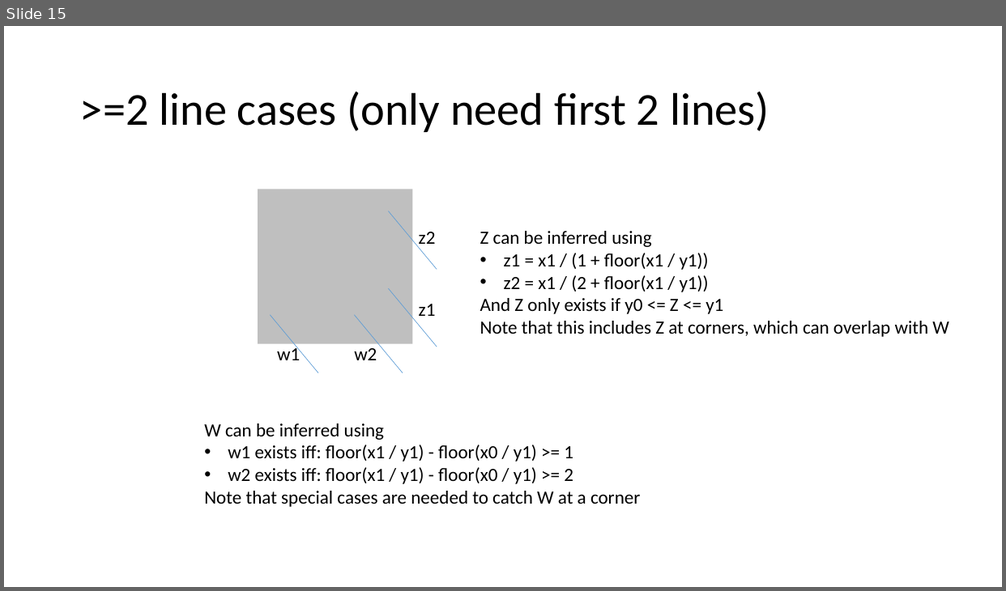
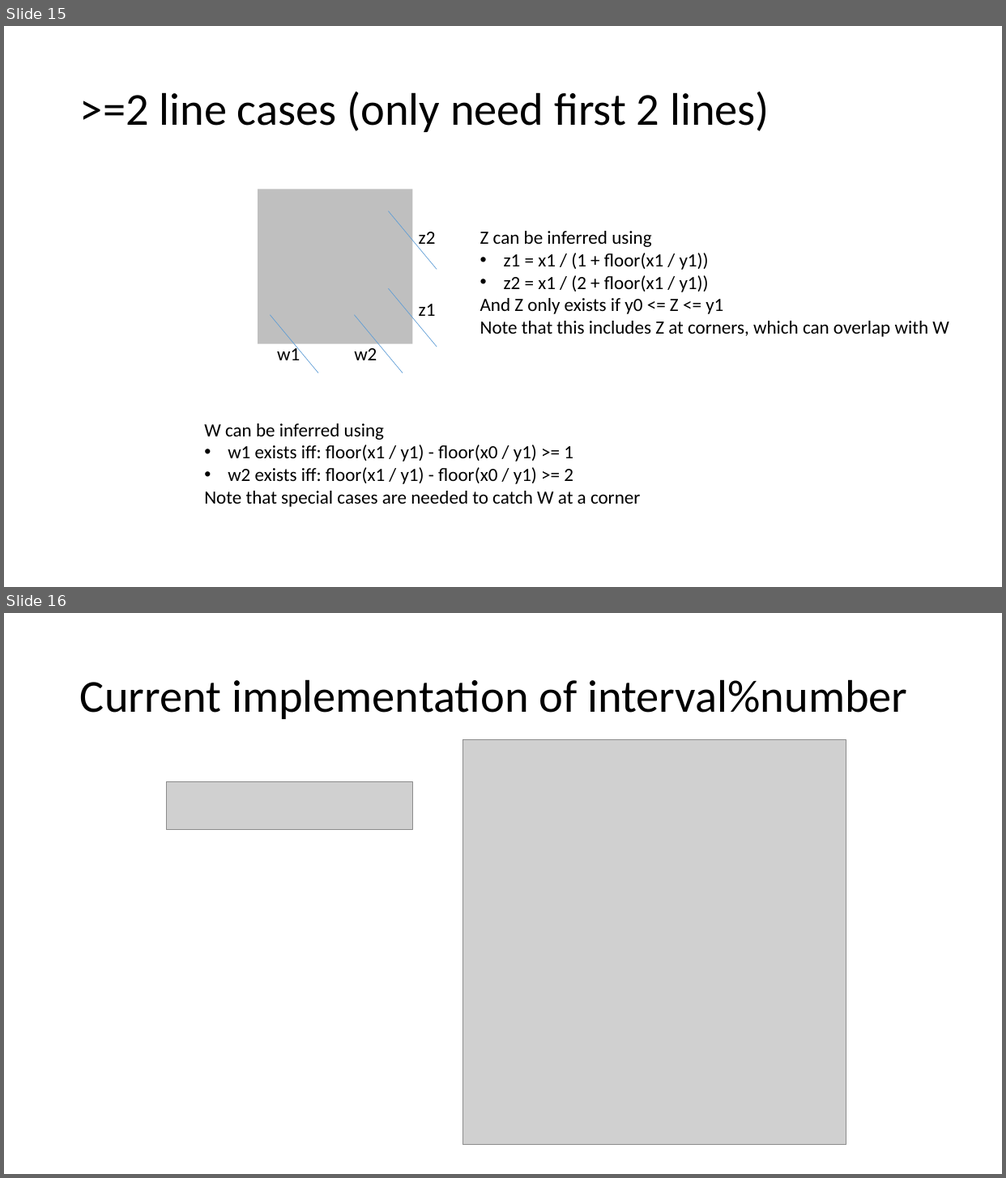
Before and after one commit to averykhoo/intervals, a slide deck: interval-modulo.pptx. Shown one above the other, each under a label of ours: slide 15 before the commit, slides 15 and 16 after it. The pictures are 1006x591 and 1006x1178 pixels, drawn with LibreOffice and Linux fonts; fonts in the diff are those of the drawing; grey boxes stand for pictures. Boxes give left, top, right and bottom in pixels: in the first picture for what was removed or moved away, otherwise in the second. Text is boxed around its words. In the diff, an @@ line names an element or a change of style, - is before the commit and + after.

```diff
--- a/interval-modulo.pptx
+++ b/interval-modulo.pptx
@@ slide 16 added at <box>4,613,1002,1174</box>, background #FFFFFF @@
@@ title added at <box>80,679,907,719</box>, 44 pt, text #000000 @@
+Current implementation of interval%number
@@ picture added at <box>463,740,847,1144</box> @@
@@ picture added at <box>167,781,412,829</box> @@
```
Also in this commit, not shown: 1 other slide added, 1 other file.
